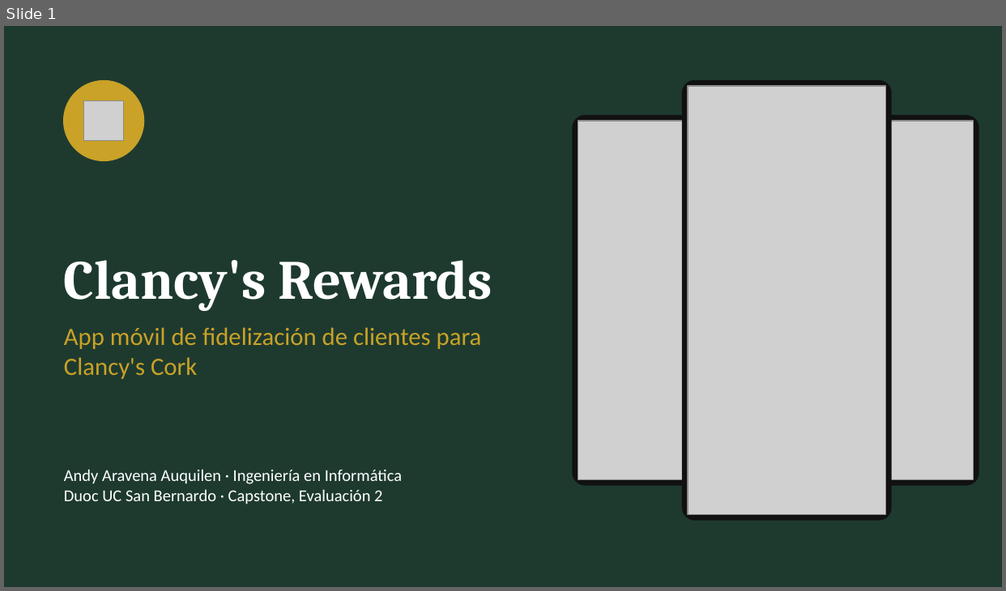
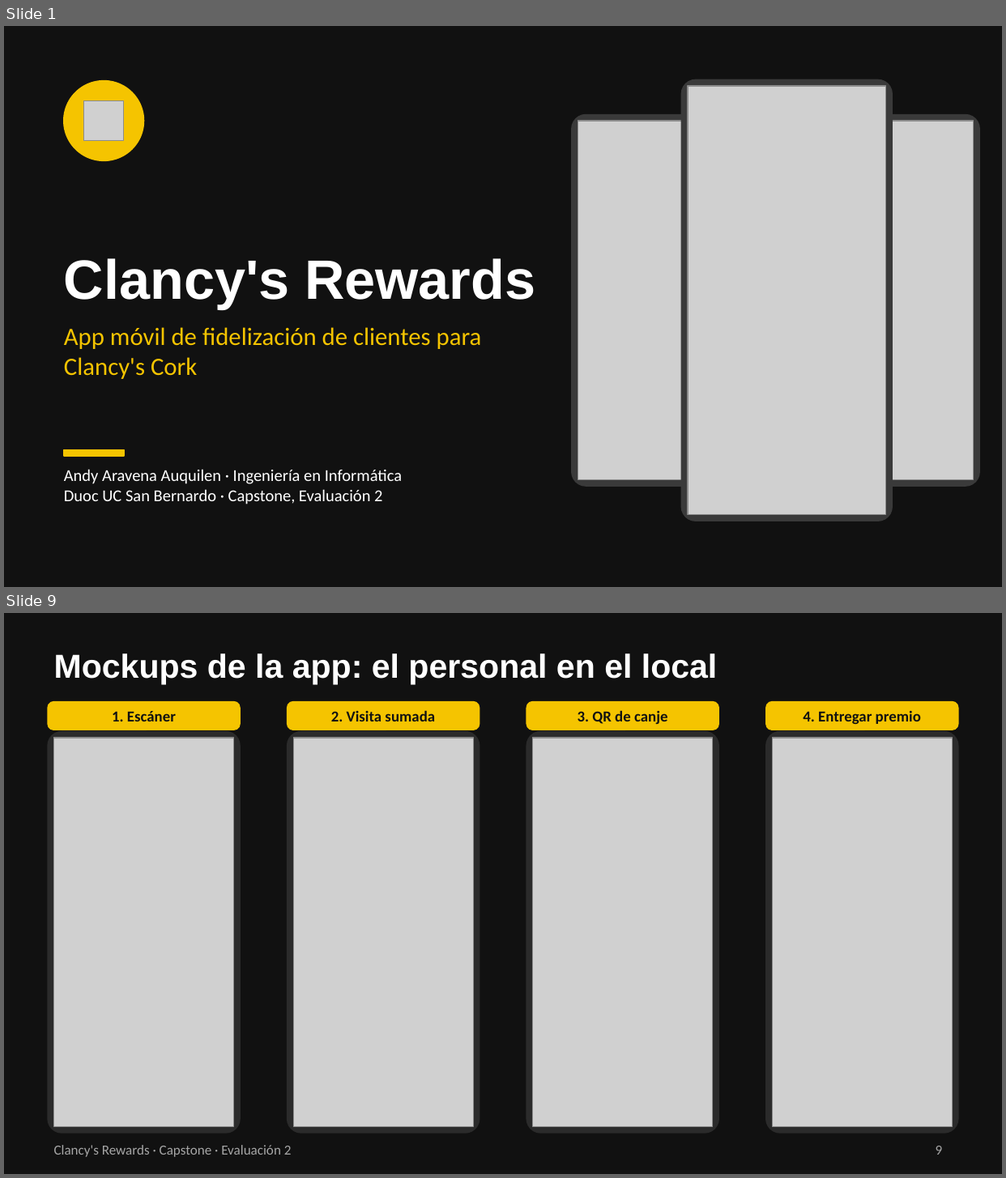
Before and after one commit to 44ndy/clancys-rewards, a slide deck: Fase 2/Evidencias Proyecto/Presentación Proyecto.pptx. Shown one above the other, each under a label of ours: slide 1 before the commit, slides 1 and 9 after it; the slides between them are not shown. The pictures are 1006x591 and 1006x1178 pixels, drawn with LibreOffice and Linux fonts; fonts in the diff are those of the drawing; grey boxes stand for pictures. Boxes give left, top, right and bottom in pixels: in the first picture for what was removed or moved away, otherwise in the second. Text is boxed around its words. In the diff, an @@ line names an element or a change of style, - is before the commit and + after.

Commit message:
Actualizar presentación con paleta negra, amarilla y blanca y mockups de la app

```diff
--- a/Fase 2/Evidencias Proyecto/Presentación Proyecto.pptx
+++ b/Fase 2/Evidencias Proyecto/Presentación Proyecto.pptx
@@ slide 9 added at (x1=4, y1=613, x2=1002, y2=1174), background #111111 @@
@@ title added at (x1=54, y1=653, x2=718, y2=684), 24 pt, text #FFFFFF, bold @@
+Mockups de la app: el personal en el local
@@ rounded rectangle added at (x1=48, y1=702, x2=240, y2=730), fill #F5C400, outline #F5C400 1 pt @@
@@ rounded rectangle added at (x1=288, y1=702, x2=479, y2=730), fill #F5C400, outline #F5C400 1 pt @@
@@ rounded rectangle added at (x1=527, y1=702, x2=718, y2=730), fill #F5C400, outline #F5C400 1 pt @@
@@ rounded rectangle added at (x1=766, y1=702, x2=958, y2=730), fill #F5C400, outline #F5C400 1 pt @@
@@ rounded rectangle added at (x1=48, y1=732, x2=240, y2=1133), fill #2B2B2B, outline #2B2B2B 1 pt @@
@@ text added at (x1=112, y1=711, x2=176, y2=722), 11 pt, text #111111, bold @@
+1. Escáner
@@ rounded rectangle added at (x1=288, y1=732, x2=479, y2=1133), fill #2B2B2B, outline #2B2B2B 1 pt @@
@@ text added at (x1=331, y1=710, x2=435, y2=722), 11 pt, text #111111, bold @@
+2. Visita sumada
@@ rounded rectangle added at (x1=527, y1=732, x2=718, y2=1133), fill #2B2B2B, outline #2B2B2B 1 pt @@
@@ text added at (x1=577, y1=710, x2=667, y2=724), 11 pt, text #111111, bold @@
+3. QR de canje
@@ rounded rectangle added at (x1=766, y1=732, x2=958, y2=1133), fill #2B2B2B, outline #2B2B2B 1 pt @@
@@ text added at (x1=803, y1=711, x2=921, y2=724), 11 pt, text #111111, bold @@
+4. Entregar premio
@@ picture added at (x1=54, y1=738, x2=233, y2=1127) @@
@@ picture added at (x1=293, y1=738, x2=473, y2=1127) @@
@@ picture added at (x1=533, y1=738, x2=713, y2=1127) @@
@@ picture added at (x1=773, y1=738, x2=952, y2=1127) @@
@@ text added at (x1=54, y1=1145, x2=292, y2=1157), 10 pt, text #A6A6A6 @@
+Clancy's Rewards · Capstone · Evaluación 2
@@ page number added at (x1=936, y1=1146, x2=943, y2=1155), 10 pt, text #A6A6A6 @@
+9
@@ slide 1 changed as well @@
@@ background #1E3A2F to #111111 @@
@@ ellipse at (x1=64, y1=81, x2=143, y2=160): fill #C9A227 to #F5C400; outline #C9A227 1 pt to #F5C400 1 pt @@
@@ fill #111111 to #3A3A3A; outline #111111 1 pt to #3A3A3A 1 pt; proportions changed in 3 elements at (x1=682, y1=80, x2=892, y2=521), (x1=572, y1=115, x2=749, y2=486), (x1=801, y1=115, x2=979, y2=486) @@
@@ title "Clancy's Rewards" at (x1=64, y1=258, x2=535, y2=309): font Cambria to Arial @@
@@ text "App móvil de fidelización de ..." at (x1=64, y1=327, x2=482, y2=379): text colour #C9A227 to #F5C400 @@
@@ rectangle added at (x1=64, y1=450, x2=124, y2=456), fill #F5C400, outline #F5C400 1 pt @@
```
Also in this commit, not shown: 7 other slides changed, 2 other slides added, 1 slide removed, 1 other file.
